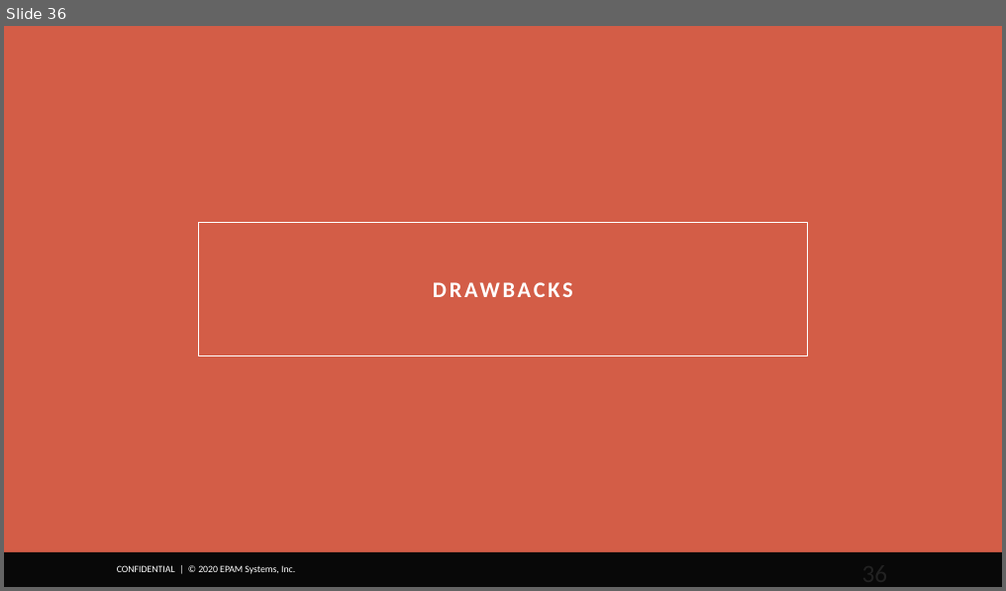
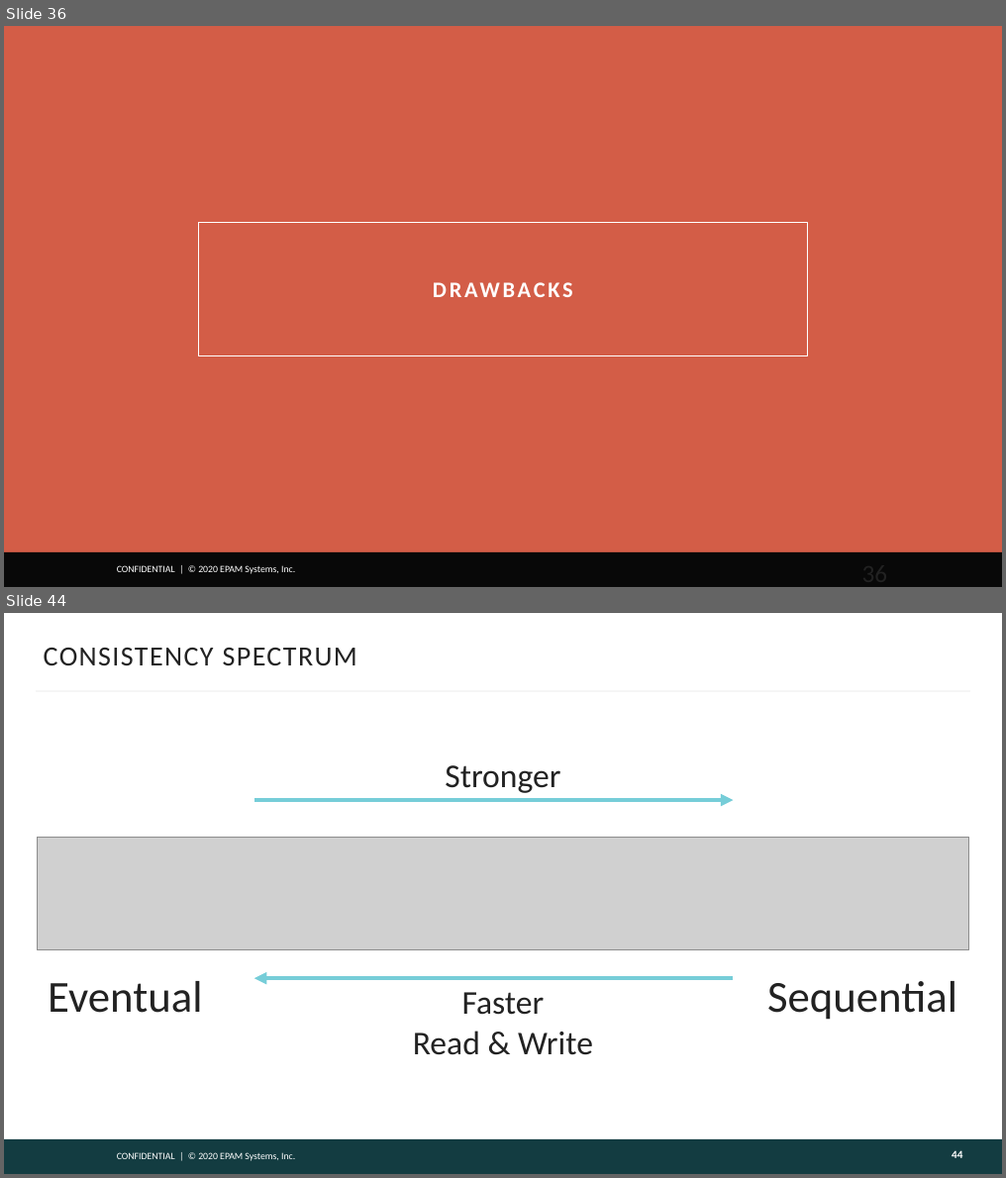
Before and after one commit to gitaroktato/introduction-to-microservices, a slide deck: lecture_2_monolith_vs_microservices.pptx. Shown one above the other, each under a label of ours: slide 36 before the commit, slides 36 and 44 after it; the slides between them are not shown. The pictures are 1006x591 and 1006x1178 pixels, drawn with LibreOffice and Linux fonts; fonts in the diff are those of the drawing; grey boxes stand for pictures; background and template pictures are left out. Boxes give left, top, right and bottom in pixels: in the first picture for what was removed or moved away, otherwise in the second. Text is boxed around its words. In the diff, an @@ line names an element or a change of style, - is before the commit and + after.

Commit message:
Added final slides

```diff
--- a/lecture_2_monolith_vs_microservices.pptx
+++ b/lecture_2_monolith_vs_microservices.pptx
@@ slide 44 added at box(4, 613, 1002, 1174), background #FFFFFF; not listed: 1 template element that a slide beside it also shows @@
@@ title added at box(44, 648, 357, 665), 20 pt, text #222222 @@
+CONSISTENCY SPECTRUM
@@ line added from (36, 691) to (970, 691), #F5F5F5 1.5 pt @@
@@ text added at box(445, 765, 560, 793), 24 pt, text #222222 @@
+Stronger
@@ arrow added from (254, 801) to (734, 801), #76CDD8 3 pt @@
@@ picture added at box(37, 837, 969, 951) @@
@@ text added at box(48, 981, 202, 1013), 32 pt, text #222222 @@
+Eventual
@@ arrow added from (734, 978) to (254, 978), #76CDD8 3 pt @@
@@ text added at box(413, 992, 593, 1056), 24 pt, text #222222 @@
+Faster
+Read & Write
@@ text added at box(767, 981, 957, 1020), 32 pt, text #222222 @@
+Sequential
@@ rectangle added at box(4, 1140, 1002, 1174), fill #133C41 @@
@@ page number added at box(951, 1151, 962, 1158), 8 pt, text #FEFEFE, bold @@
+44
```
Also in this commit, not shown: 8 other slides added.
